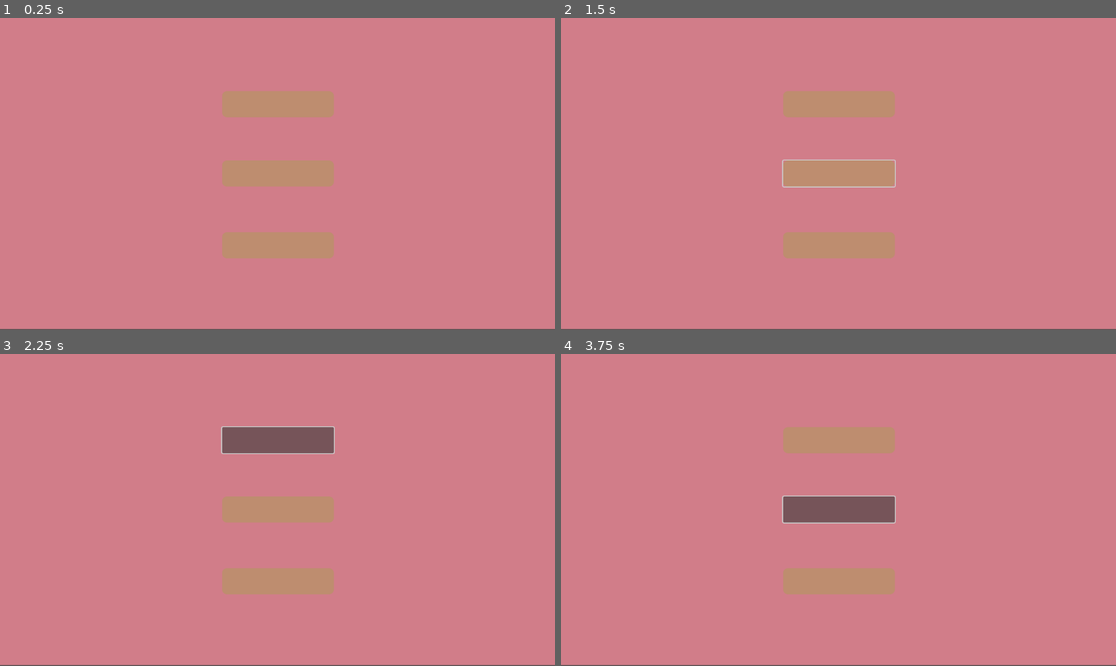
Above: before the commit, frames 1-4 (two rows, left to right).
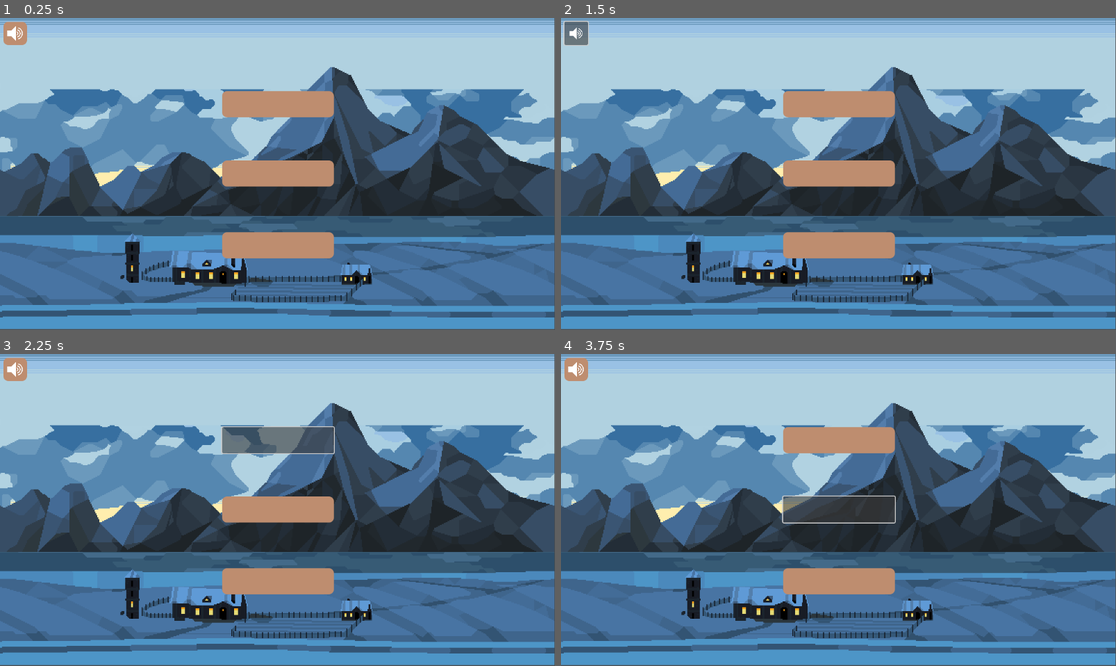
Above: after the commit, the same moments.

Repository: KaarenTenson/suangamejamis
Game: Godot game, scene res://control.tscn
Same seed, same stepped clock (60 frames per second), same inputs: the game is played once before the commit and once after it. Before the commit the project has no main scene; this scene is started directly in both runs.
Inputs (mouse positions are in pixels of both pictures, inside the frame that each line leads up to):
- Up to frame 1 (0.25 s): no input
- Up to frame 2 (1.5 s): click (838, 174) at 0.5 s; click (577, 33) at 1.27 s
- Up to frame 3 (2.25 s): click (277, 441) at 2 s
- Up to frame 4 (3.75 s): click (838, 441) at 2.75 s; click (838, 510) at 3.5 s

The runs differ from the first frame. In frame 1, 95% of the frame differs, in the area x 0-100%, y 0-100%; in frame 2, 95%; in frame 3, 96%; in frame 4, 96%.

Commit message:
background

Diff:
--- a/control.tscn
+++ b/control.tscn
@@ -1,7 +1,7 @@
-[gd_scene load_steps=3 format=3 uid="uid://drflakitg22ba"]
+[gd_scene load_steps=4 format=3 uid="uid://drflakitg22ba"]
 
-[sub_resource type="StyleBoxFlat" id="StyleBoxFlat_khqak"]
-bg_color = Color(0.819608, 0.490196, 0.537255, 1)
+[ext_resource type="Texture2D" uid="uid://dwx5phiib25o6" path="res://craftpix-net-882062-free-winter-backgrounds-pixel-art/winter 8/hd.png" id="1_rd42q"]
+[ext_resource type="Texture2D" uid="uid://etl08p8nxfvu" path="res://craftpix-net-882062-free-winter-backgrounds-pixel-art/speaker (1).svg" id="2_tlx4e"]
 
 [sub_resource type="StyleBoxFlat" id="StyleBoxFlat_egyg5"]
 bg_color = Color(0.745098, 0.552941, 0.435294, 1)
@@ -18,50 +18,62 @@
 grow_horizontal = 2
 grow_vertical = 2
 
-[node name="Panel" type="Panel" parent="."]
+[node name="TextureRect" type="TextureRect" parent="."]
+texture_filter = 1
 layout_mode = 0
-offset_right = 1154.0
+offset_right = 1151.0
 offset_bottom = 646.0
-theme_override_styles/panel = SubResource("StyleBoxFlat_khqak")
+texture = ExtResource("1_rd42q")
+expand_mode = 1
 
-[node name="start" type="Button" parent="Panel"]
+[node name="start" type="Button" parent="."]
 layout_mode = 1
 anchors_preset = 5
 anchor_left = 0.5
 anchor_right = 0.5
-offset_left = -116.0
+offset_left = -115.0
 offset_top = 152.0
-offset_right = 116.0
+offset_right = 117.0
 offset_bottom = 206.0
 grow_horizontal = 2
 theme_override_styles/normal = SubResource("StyleBoxFlat_egyg5")
 
-[node name="toutorial" type="Button" parent="Panel"]
+[node name="toutorial" type="Button" parent="."]
 layout_mode = 1
 anchors_preset = 8
 anchor_left = 0.5
 anchor_top = 0.5
 anchor_right = 0.5
 anchor_bottom = 0.5
-offset_left = -116.0
-offset_top = -27.0
-offset_right = 116.0
-offset_bottom = 27.0
+offset_left = -115.0
+offset_top = -28.0
+offset_right = 117.0
+offset_bottom = 26.0
 grow_horizontal = 2
 grow_vertical = 2
 theme_override_styles/normal = SubResource("StyleBoxFlat_egyg5")
 
-[node name="exit" type="Button" parent="Panel"]
+[node name="exit" type="Button" parent="."]
 layout_mode = 1
 anchors_preset = 7
 anchor_left = 0.5
 anchor_top = 1.0
 anchor_right = 0.5
 anchor_bottom = 1.0
-offset_left = -116.0
-offset_top = -201.0
-offset_right = 116.0
-offset_bottom = -147.0
+offset_left = -115.0
+offset_top = -203.0
+offset_right = 117.0
+offset_bottom = -149.0
 grow_horizontal = 2
 grow_vertical = 0
 theme_override_styles/normal = SubResource("StyleBoxFlat_egyg5")
+
+[node name="volume" type="Button" parent="."]
+layout_mode = 1
+offset_left = 7.0
+offset_top = 8.0
+offset_right = 56.0
+offset_bottom = 56.0
+theme_override_styles/normal = SubResource("StyleBoxFlat_egyg5")
+icon = ExtResource("2_tlx4e")
+expand_icon = true
--- /dev/null
+++ b/craftpix-net-882062-free-winter-backgrounds-pixel-art/speaker (1).svg
@@ -0,0 +1 @@
+<svg xmlns="http://www.w3.org/2000/svg" viewBox="0 0 512 512" style="height: 512px; width: 512px;"><g class="" transform="translate(0,0)" style=""><path d="M275.5 96l-96 96h-96v128h96l96 96V96zm51.46 27.668l-4.66 17.387c52.066 13.95 88.2 61.04 88.2 114.945 0 53.904-36.134 100.994-88.2 114.945l4.66 17.387C386.81 372.295 428.5 317.962 428.5 256c0-61.963-41.69-116.295-101.54-132.332zm-12.425 46.365l-4.658 17.387C340.96 195.748 362.5 223.822 362.5 256s-21.54 60.252-52.623 68.58l4.658 17.387C353.402 331.552 380.5 296.237 380.5 256c0-40.238-27.098-75.552-65.965-85.967zm-12.424 46.363l-4.657 17.387C307.55 236.49 314.5 245.547 314.5 256s-6.95 19.51-17.047 22.217l4.658 17.387c17.884-4.792 30.39-21.09 30.39-39.604 0-18.513-12.506-34.812-30.39-39.604z" fill="#fff" fill-opacity="1"></path></g></svg>
--- a/project.godot
+++ b/project.godot
@@ -11,6 +11,7 @@
 [application]
 
 config/name="saun"
+run/main_scene="res://control.tscn"
 config/features=PackedStringArray("4.1", "Forward Plus")
 config/icon="res://icon.svg"
 
Binary file added: craftpix-net-882062-free-winter-backgrounds-pixel-art/COUPON.png
Not shown, added: craftpix-net-882062-free-winter-backgrounds-pixel-art/COUPON.png.import
Not shown, added: craftpix-net-882062-free-winter-backgrounds-pixel-art/License.txt
Not shown, added: craftpix-net-882062-free-winter-backgrounds-pixel-art/speaker (1).svg.import
Binary file added: craftpix-net-882062-free-winter-backgrounds-pixel-art/winter 1/1.png
Not shown, added: craftpix-net-882062-free-winter-backgrounds-pixel-art/winter 1/1.png.import
Binary file added: craftpix-net-882062-free-winter-backgrounds-pixel-art/winter 1/2.png
Not shown, added: craftpix-net-882062-free-winter-backgrounds-pixel-art/winter 1/2.png.import
Binary file added: craftpix-net-882062-free-winter-backgrounds-pixel-art/winter 1/3.png
Not shown, added: craftpix-net-882062-free-winter-backgrounds-pixel-art/winter 1/3.png.import
Binary file added: craftpix-net-882062-free-winter-backgrounds-pixel-art/winter 1/4.png
Not shown, added: craftpix-net-882062-free-winter-backgrounds-pixel-art/winter 1/4.png.import
(and 105 more such lines)
